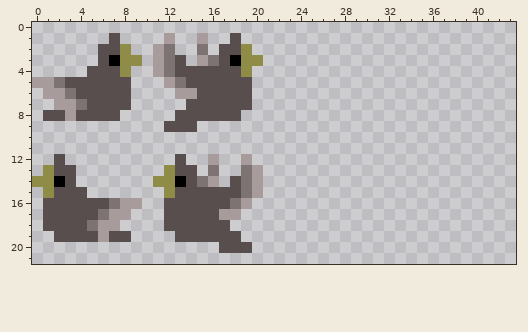
Two states of a pixel-art sprite, Bounce/res/drawable-mdpi/pigeon_sheet.png. The picture above is the old version.
The file is 44x22 pixels.
New version:
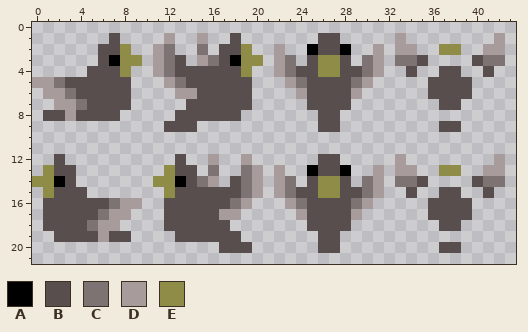
Palette (. is transparent): A #000000  B #584e4e  C #7e7373  D #a79b9b  E #8f8c47
The edit:
@@ x 20..43 @@
  0 ........................
- 1 ........................
- 2 ........................
- 3 E.......................
- 4 ........................
- 5 ........................
- 6 ........................
- 7 ........................
- 8 ........................
- 9 ........................
+ 1 ......BB.....D........D.
+ 2 ..D..ABBA..D.DD..EE..DD.
+ 3 E.DC.BEEB.CD.CCB....BCC.
+ 4 ..DCBBEEBBCD..B..BB..B..
+ 5 ...DCBBBBCD.....BBBB....
+ 6 ....DBBBBD......BBBB....
+ 7 .....BBBB........BB.....
+ 8 ......BB................
+ 9 ......BB.........BB.....
 10 ........................
 11 ........................
-12 ........................
-13 D.......................
-14 D.......................
-15 D.......................
-16 ........................
-17 ........................
-18 ........................
-19 ........................
-20 ........................
+12 ......BB.....D........D.
+13 D.D..ABBA..D.DD..EE..DD.
+14 D.DC.BEEB.CD.CCB....BCC.
+15 D.DCBBEEBBCD..B..BB..B..
+16 ...DCBBBBCD.....BBBB....
+17 ....DBBBBD......BBBB....
+18 .....BBBB........BB.....
+19 ......BB................
+20 ......BB.........BB.....
 21 ........................
